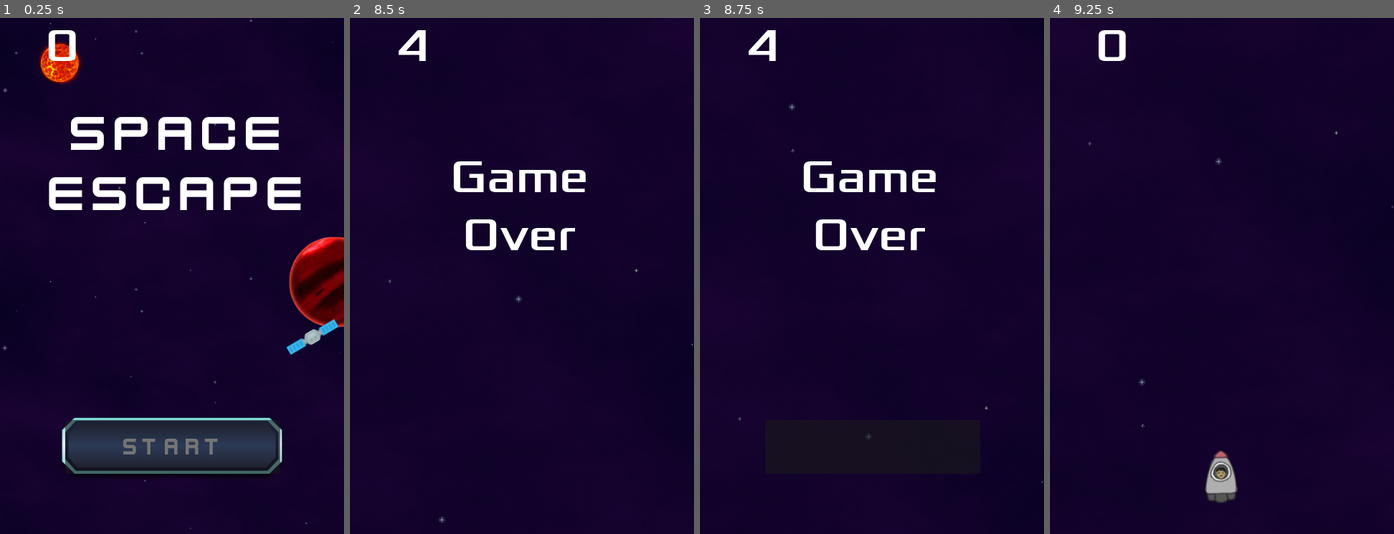
Above: before the commit, frames 1-4 (left to right).
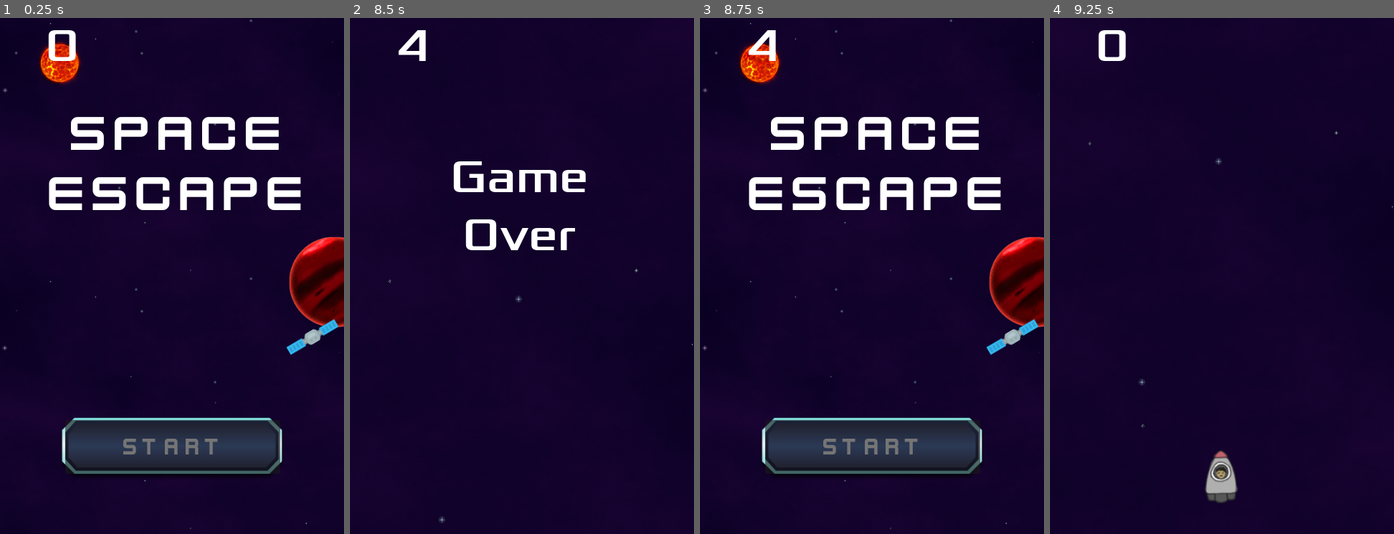
Above: after the commit, the same moments.

Repository: siddydutta/DYHTG-2024-SpaceEscape
Game: Godot game, scene res://main.tscn
Same seed, same stepped clock (60 frames per second), same inputs: the game is played once before the commit and once after it.
Inputs (mouse positions are in pixels of both pictures, inside the frame that each line leads up to):
- Up to frame 1 (0.25 s): no input
- Up to frame 2 (8.5 s): click (522, 446) at 0.5 s; hold Right (move_right) 1.28-2.03 s; hold Left (move_left) 2.03-2.78 s; hold Right (move_right) 2.78-4.28 s; hold Left (move_left) 4.28-6.53 s; hold Right (move_right) from 6.53 s (still down)
- Up to frame 3 (8.75 s): keep holding Right (move_right)
- Up to frame 4 (9.25 s): release Right (move_right) at 8.75 s; click (1222, 446) at 8.75 s

Frames 1-2 are identical in both runs. In frame 3, 14% of the frame differs, in the area x 0-100%, y 0-100%; in frame 4, nothing differs.

Commit message:
Fixed game over screen effect

Diff:
--- a/hud.gd
+++ b/hud.gd
@@ -10,7 +10,9 @@
 	show_message("Game Over")
 	await $MessageTimer.timeout
 	await get_tree().create_timer(1.0).timeout
+	$Message.hide()
 	$StartButton.show()
+	$StartScreen.show()
 
 func update_score(score):
 	$ScoreLabel.text = str(score)
